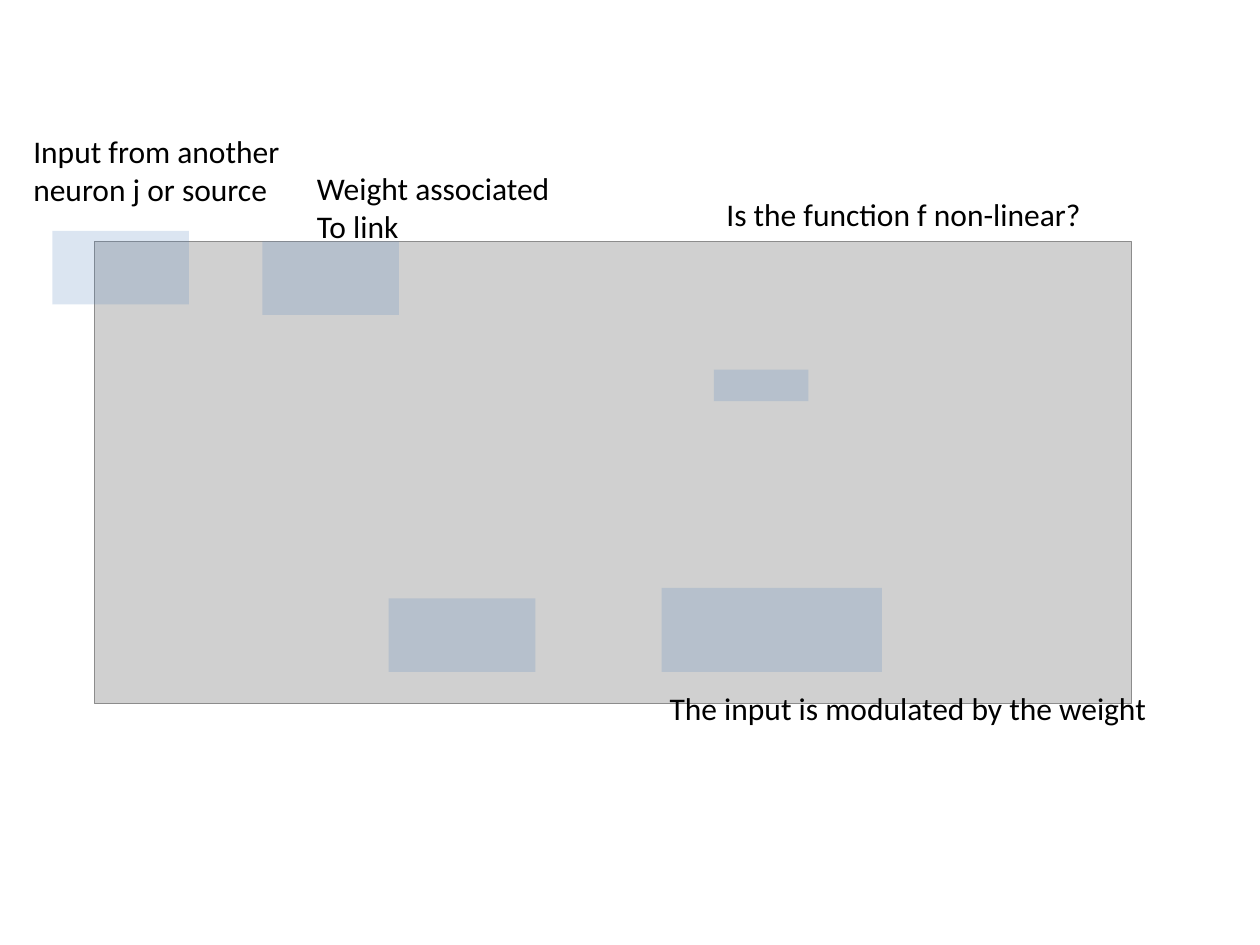
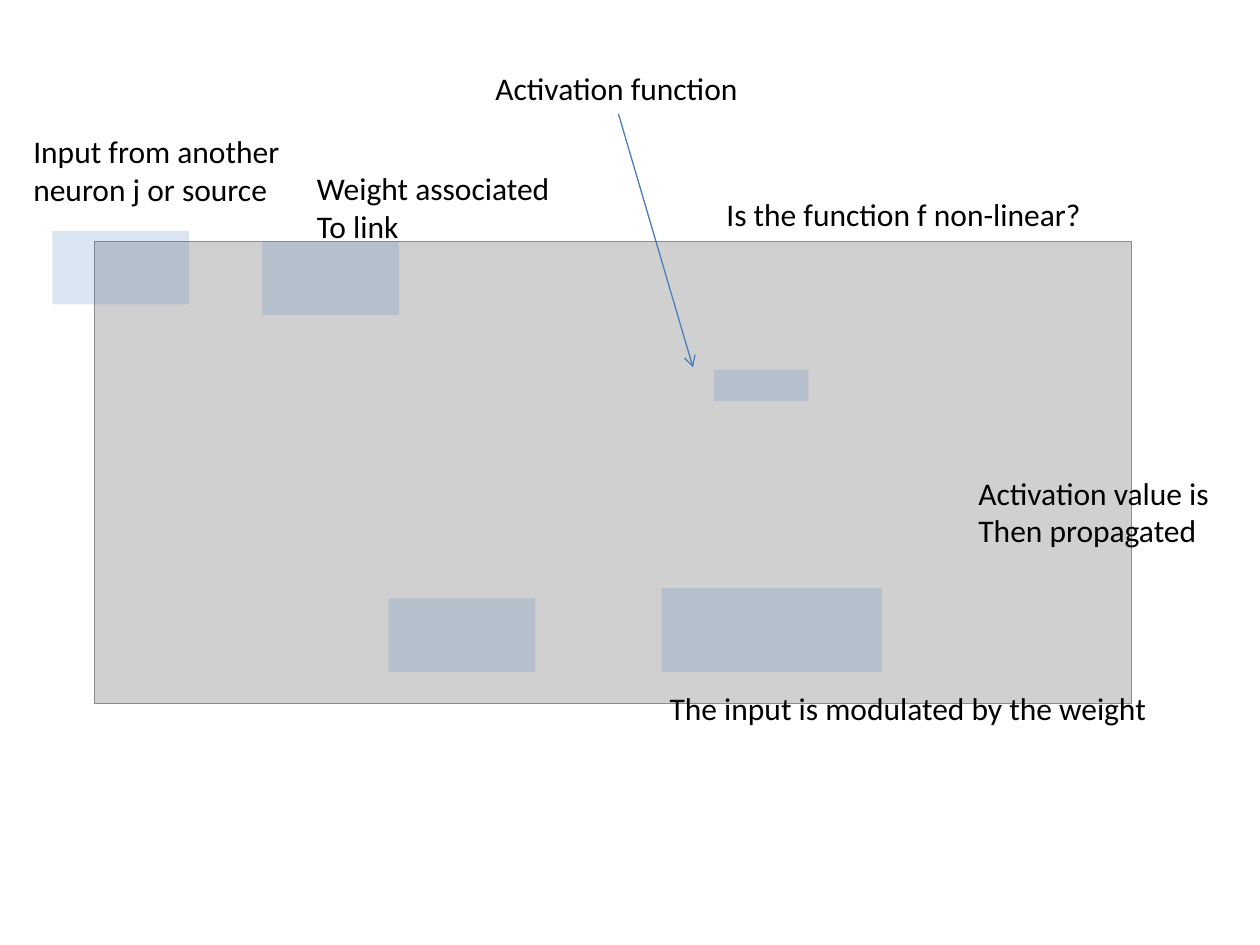
Before and after one commit to edvelezg/unb-nn, a slide deck: slide 5 of Neural Networks.pptx (slide 7 before the commit). Drawn at 1260x945 pixels with LibreOffice and Linux fonts; fonts in the diff are those of the drawing; grey boxes stand for pictures. Boxes give left, top, right and bottom in pixels: in the first picture for what was removed or moved away, otherwise in the second. Text is boxed around its words. In the diff, an @@ line names an element or a change of style, - is before the commit and + after.

```diff
--- a/Neural Networks.pptx
+++ b/Neural Networks.pptx
@@ text added at (495,78,738,101), 18 pt, text #000000 @@
+Activation function
@@ arrow added from (619, 113) to (693, 368), #4B7EBC 0.75 pt @@
@@ text added at (978,478,1209,550), 18 pt, text #000000 @@
+Activation value is
+Then propagated
```
Also in this commit, not shown: 6 other slides changed, 1 slide added, 1 slide removed.
